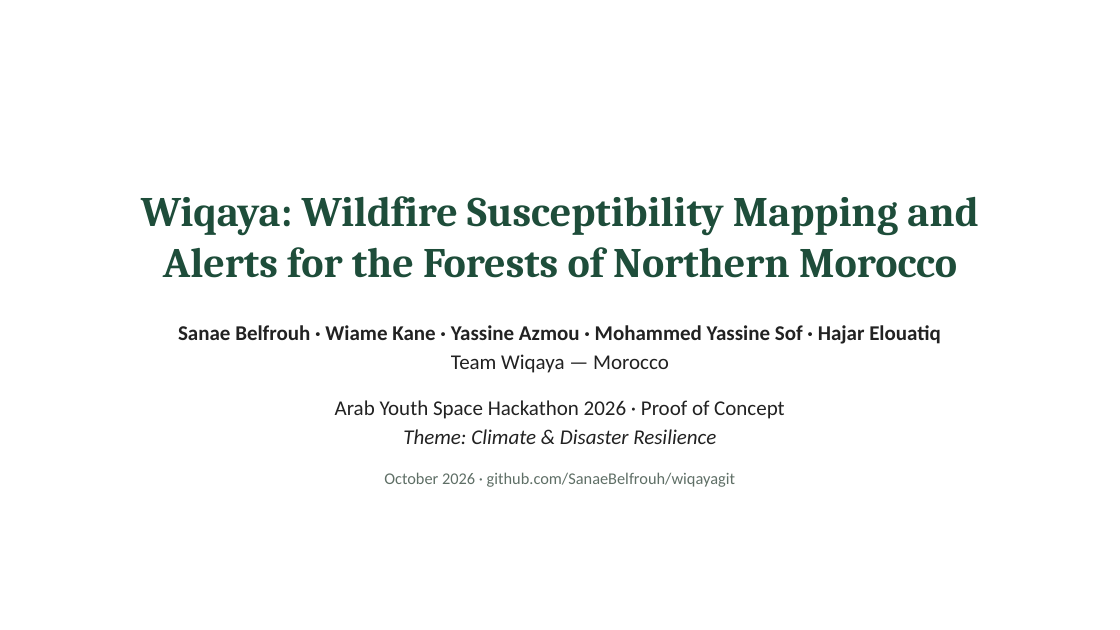
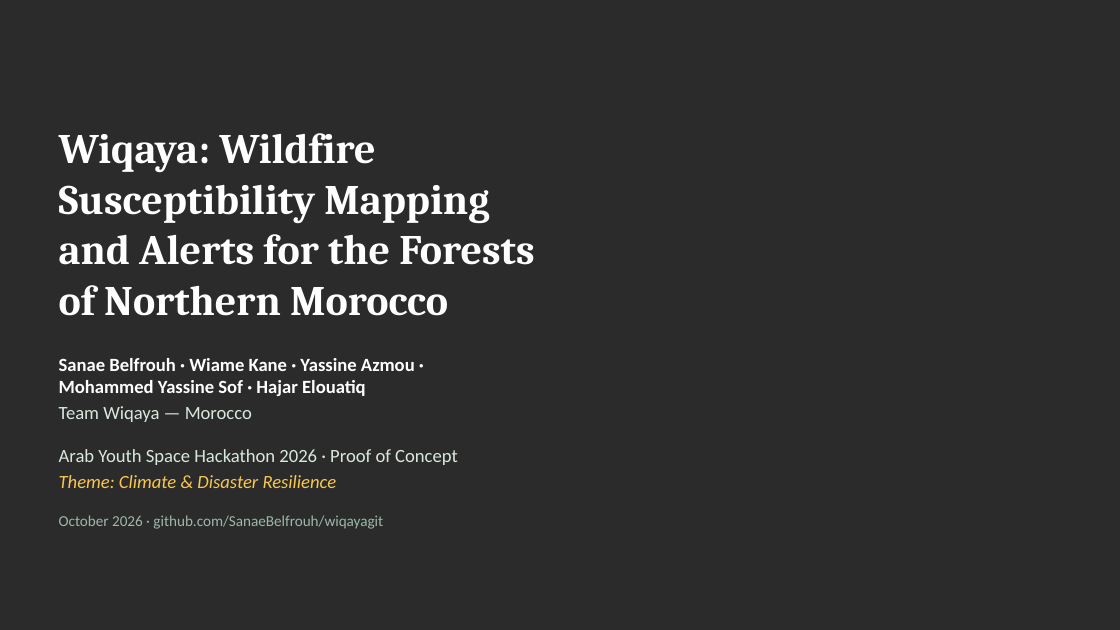
Before and after one commit to SanaeBelfrouh/wiqayagit, a slide deck: slide 1 of docs/slides.pptx. Drawn at 1120x630 pixels with LibreOffice and Linux fonts; fonts in the diff are those of the drawing; background and template pictures are left out; a plain dark background stands for a picture behind light text. Boxes give left, top, right and bottom in pixels: in the first picture for what was removed or moved away, otherwise in the second. Text is boxed around its words. In the diff, an @@ line names an element or a change of style, - is before the commit and + after.

Commit message:
Slides: forest and space design
Backgrounds generated from the project data: relief of the study area
from the DEM, NASA FIRMS fires and an observation satellite on the
title and closing slides; contour lines and an orbiting satellite on
the content slides; flame icons on the key figures. Every image has
alternative text.

```diff
--- a/docs/slides.pptx
+++ b/docs/slides.pptx
@@ background #FFFFFF to picture (left out) @@
@@ title "Wiqaya: Wildfire Susceptibility Mapping and ...": place and size @@
-title "Wiqaya: Wildfire Susceptibility Mapping and ..." at [141, 196, 978, 278]
+title "Wiqaya: Wildfire Susceptibility Mapping and ..." at [59, 133, 534, 316]
@@ title "Wiqaya: Wildfire Susceptibility Mapping and ..." at [59, 133, 534, 316]: text colour #1E4D3A to #FFFFFF; alignment centre to left @@
@@ text "Sanae Belfrouh · Wiame Kane ...": place and size @@
-text "Sanae Belfrouh · Wiame Kane ..." at [178, 325, 941, 487]
+text "Sanae Belfrouh · Wiame Kane ..." at [59, 358, 458, 529]
@@ text "Sanae Belfrouh · Wiame Kane ..." at [59, 358, 458, 529]: size 18 to 16 pt in "Sanae Belfrouh · Wiame Kane · Yassine ...", "Team Wiqaya — Morocco", "Arab Youth Space Hackathon 2026 · Proof ...", "Theme: Climate & Disaster Resilience"; text colour #222222 to #FFFFFF in "Sanae Belfrouh · Wiame Kane · Yassine ..."; text colour #222222 to #D8E8DC in "Team Wiqaya — Morocco", "Arab Youth Space Hackathon 2026 · Proof ..."; text colour #222222 to #F9C74F in "Theme: Climate & Disaster Resilience"; size 14 to 13 pt, text colour #5F6F66 to #9DB8A8 in "October 2026 · github.com/SanaeBelfrouh/wiqayagit"; alignment centre to left @@
```
Also in this commit, not shown: 12 other slides changed, 1 other file.
